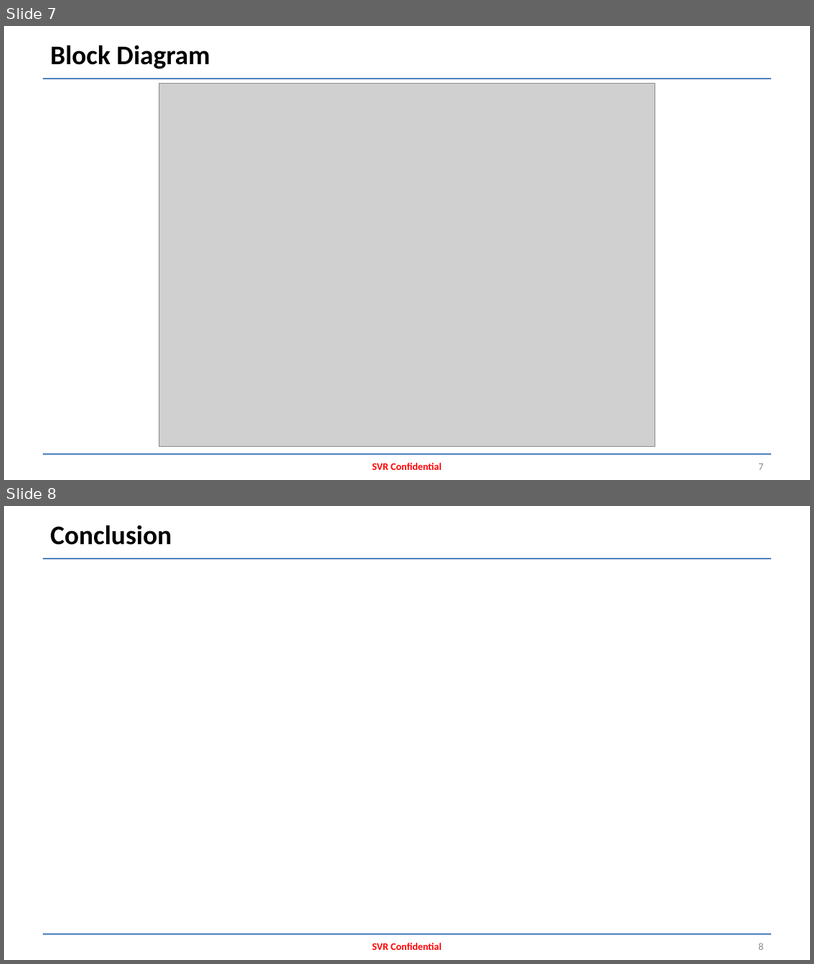
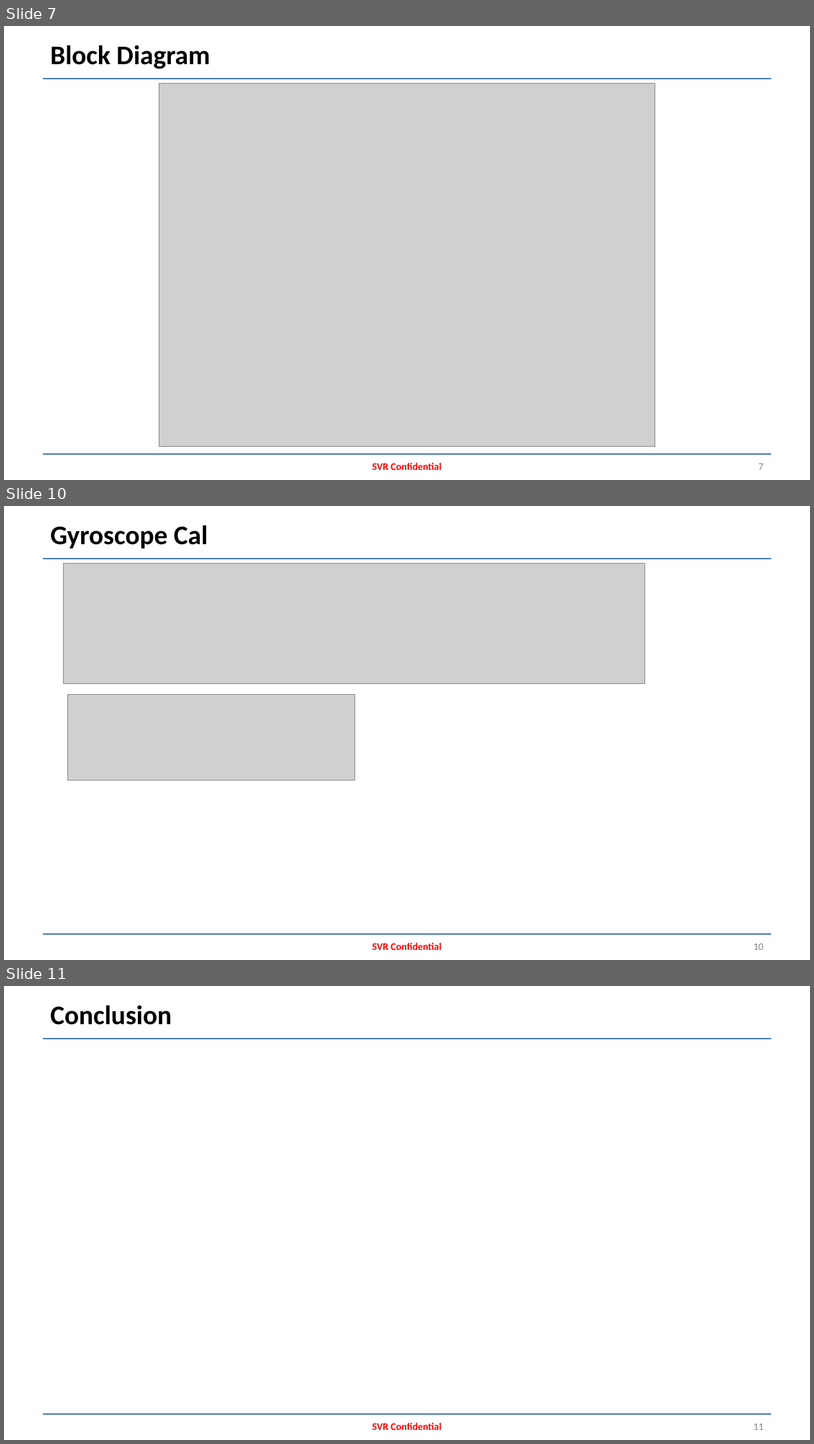
Before and after one commit to dzxxyhlZJU/HW-System, a slide deck: EE/Accel/Accel MPU-6050.pptx. Shown one above the other, each under a label of ours: slides 7 and 8 before the commit, slides 7, 10 and 11 after it; the slides between them are not shown. The pictures are 814x964 and 814x1444 pixels, drawn with LibreOffice and Linux fonts; fonts in the diff are those of the drawing; grey boxes stand for pictures. Boxes give left, top, right and bottom in pixels: in the first picture for what was removed or moved away, otherwise in the second. Text is boxed around its words. In the diff, an @@ line names an element or a change of style, - is before the commit and + after.

```diff
--- a/EE/Accel/Accel MPU-6050.pptx
+++ b/EE/Accel/Accel MPU-6050.pptx
@@ slide 10 added at (4,506,810,960), background #FFFFFF; not listed: 2 template elements that a slide beside it also shows @@
@@ title added at (50,525,208,548), 32 pt, text #000000, bold @@
+Gyroscope Cal
@@ picture added at (64,564,646,683) @@
@@ picture added at (68,694,355,780) @@
@@ text added at (373,942,441,950), 12 pt, text #FF0000, bold @@
+SVR Confidential
@@ page number added at (754,943,764,950), 12 pt, text #898989 @@
+10
@@ what was slide 8 is now slide 11 @@
@@ page number at (754,1423,764,1430): text changed @@
-8
+11
```
Also in this commit, not shown: 1 slide changed, 2 other slides added, 4 other files.
